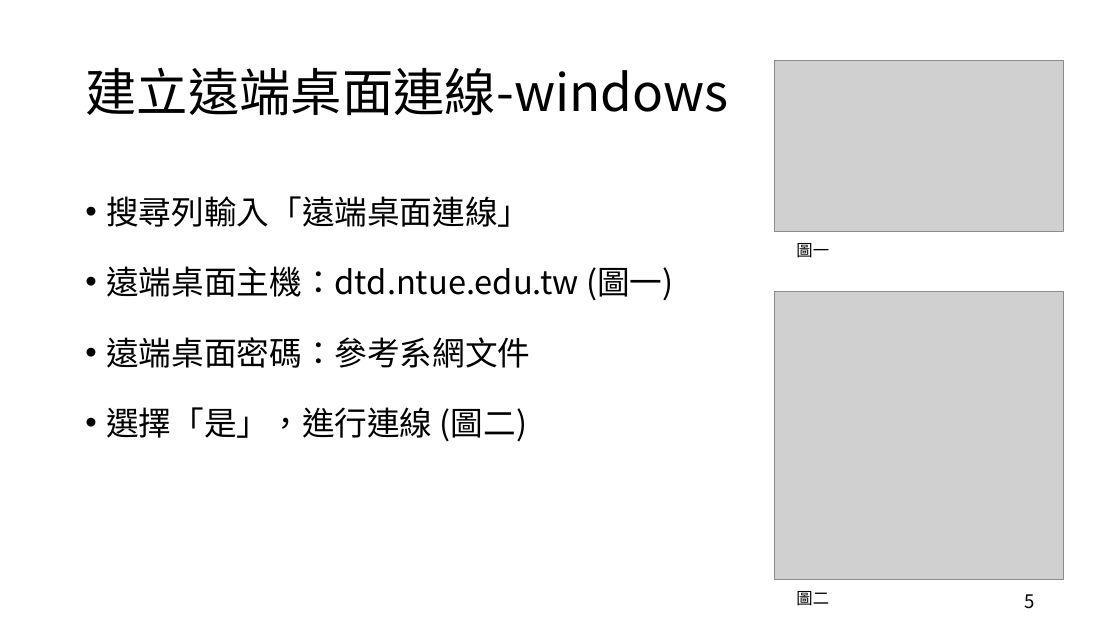
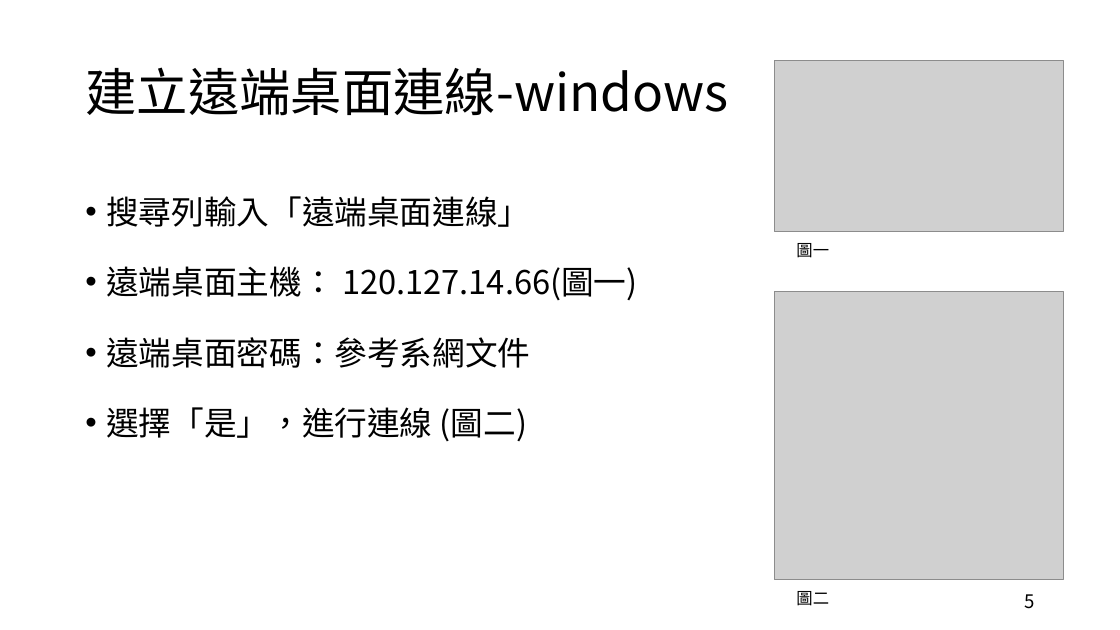
Before and after one commit to yuudachi31/dtdweb2, a slide deck: slide 5 of docs/admin/從零開始在系網主機新增以-React-App-為前端的-WordPress-網站.pptx. Drawn at 1120x630 pixels with LibreOffice and Linux fonts; fonts in the diff are those of the drawing; grey boxes stand for pictures. Boxes give left, top, right and bottom in pixels: in the first picture for what was removed or moved away, otherwise in the second. Text is boxed around its words. In the diff, an @@ line names an element or a change of style, - is before the commit and + after.

Commit message:
doc: server url update

```diff
--- a/docs/admin/從零開始在系網主機新增以-React-App-為前端的-WordPress-網站.pptx
+++ b/docs/admin/從零開始在系網主機新增以-React-App-為前端的-WordPress-網站.pptx
@@ text at (106, 266, 638, 300): text changed @@
-• 遠端桌面主機：dtd.ntue.edu.tw (圖一)
+• 遠端桌面主機： 120.127.14.66(圖一)
```
